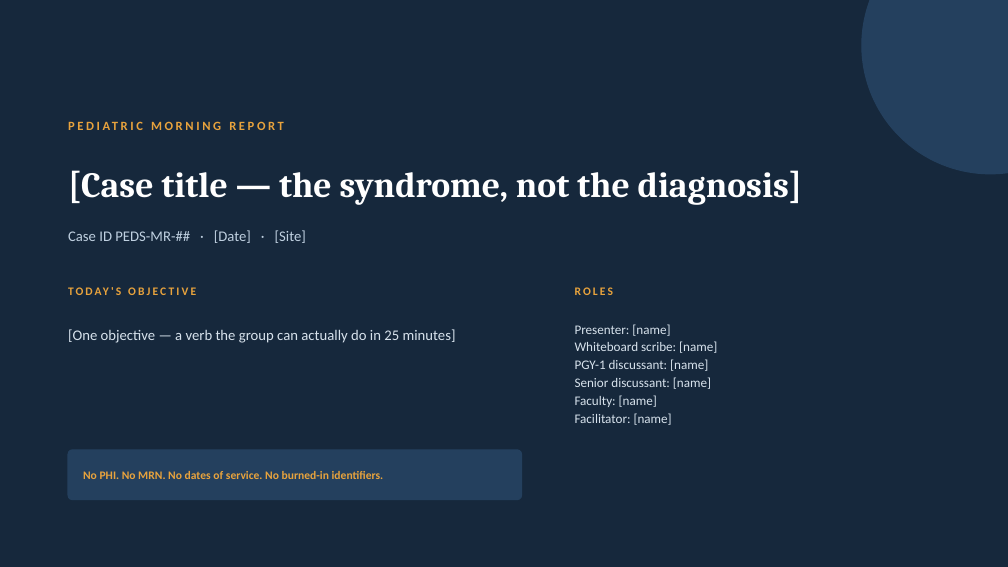
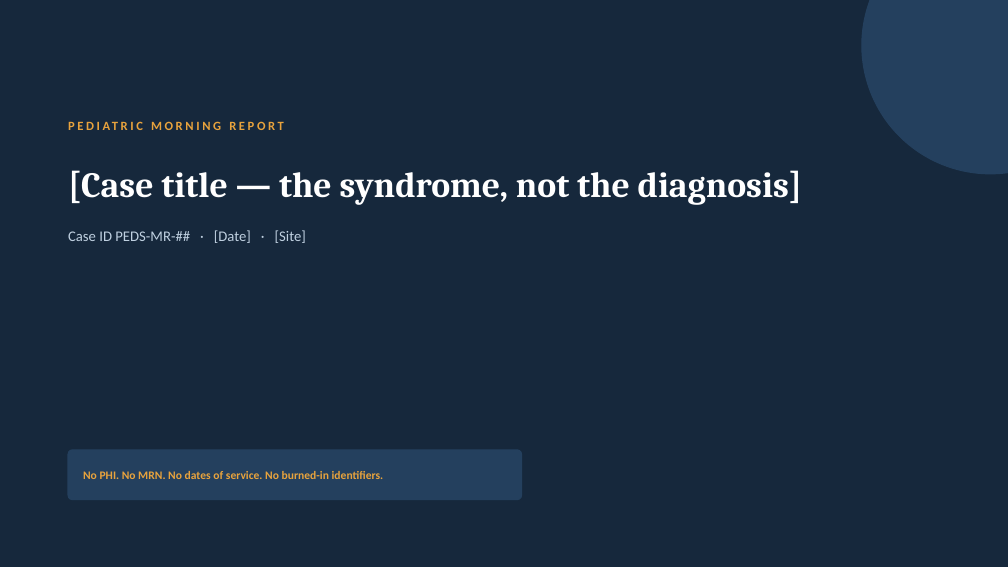
Before and after one commit to wowzersyea/Sage-Project, a slide deck: slide 2 of morning-report/handouts/Morning_Report_Presenter_Template.pptx. Drawn at 1008x567 pixels with LibreOffice and Linux fonts; fonts in the diff are those of the drawing. Boxes give left, top, right and bottom in pixels: in the first picture for what was removed or moved away, otherwise in the second. Text is boxed around its words. In the diff, an @@ line names an element or a change of style, - is before the commit and + after.

```diff
--- a/morning-report/handouts/Morning_Report_Presenter_Template.pptx
+++ b/morning-report/handouts/Morning_Report_Presenter_Template.pptx
@@ text removed at box(116, 287, 121, 295) @@
-TODAY'S OBJECTIVE
@@ text removed at box(575, 287, 614, 295) @@
-ROLES
@@ text removed at box(68, 329, 456, 343) @@
-[One objective — a verb the group can actually do in 25 minutes]
@@ text removed at box(575, 324, 717, 425) @@
-Presenter: [name]
-Whiteboard scribe: [name]
-PGY-1 discussant: [name]
-Senior discussant: [name]
-Faculty: [name]
-Facilitator: [name]
```
Also in this commit, not shown: 3 other slides changed, 6 other files.
